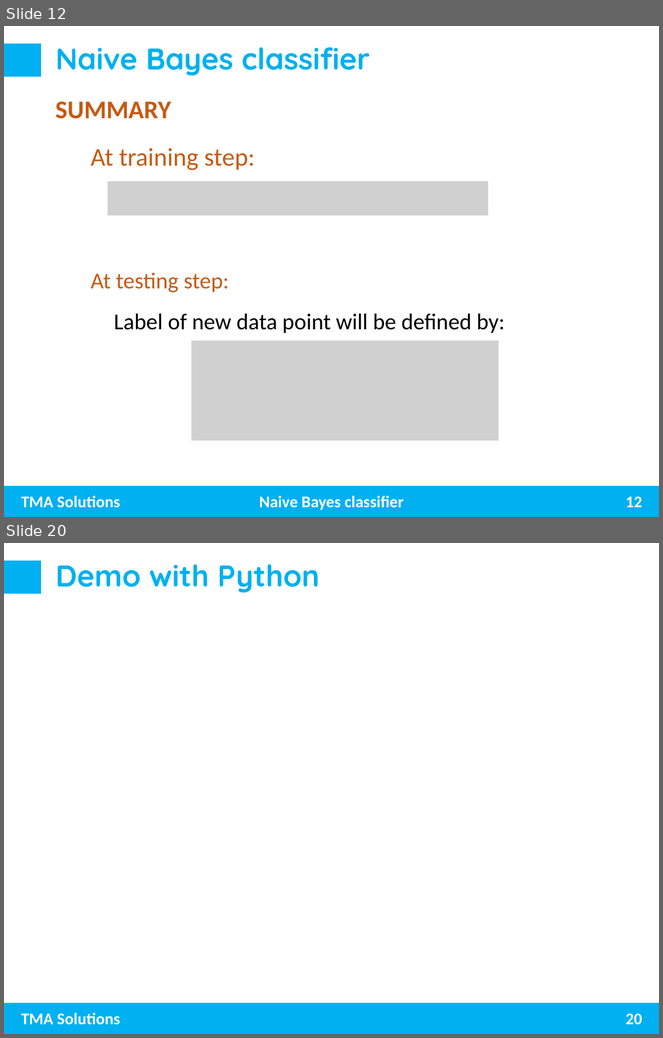
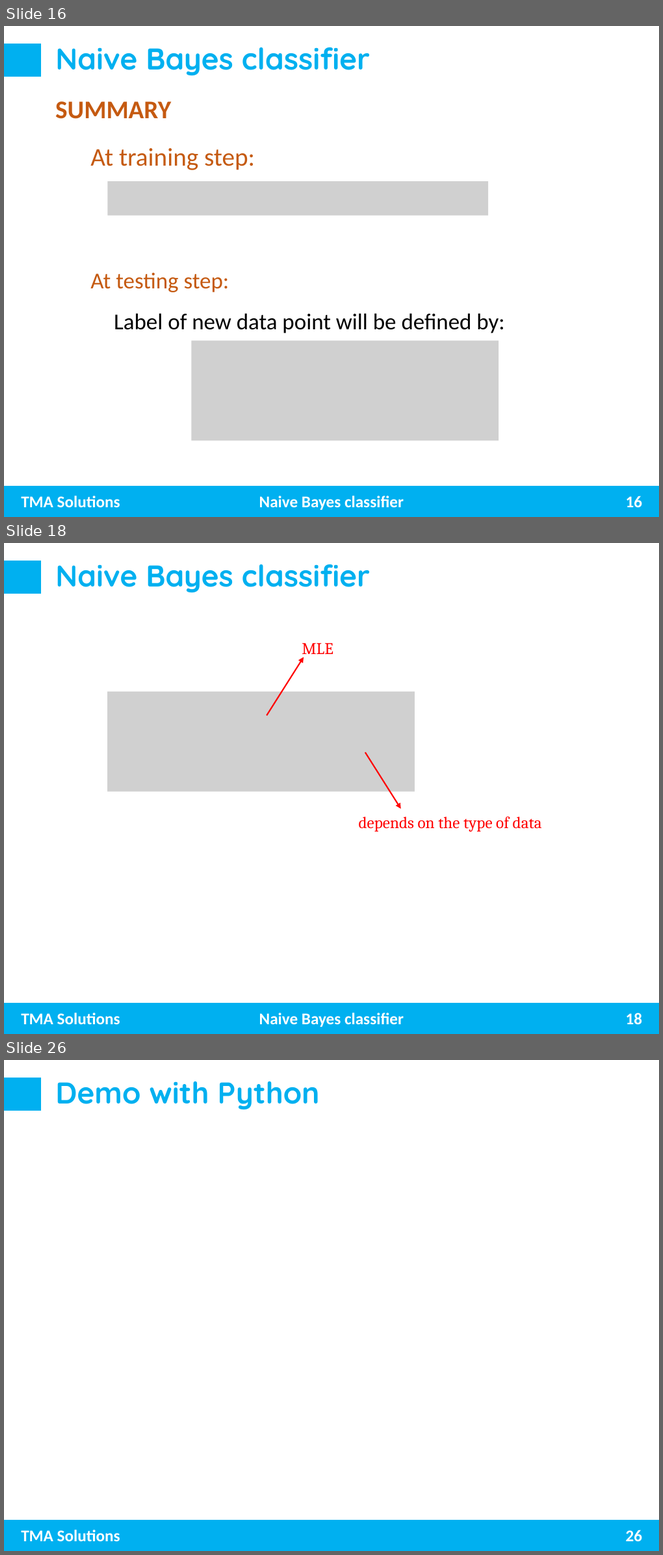
Before and after one commit to trungnghia2009/MachineLearning, a slide deck: Naive Bayes.pptx. Shown one above the other, each under a label of ours: slides 12 and 20 before the commit, slides 16, 18 and 26 after it; the slides between them are not shown. The pictures are 663x1038 and 663x1555 pixels, drawn with LibreOffice and Linux fonts; fonts in the diff are those of the drawing; grey boxes stand for pictures. Boxes give left, top, right and bottom in pixels: in the first picture for what was removed or moved away, otherwise in the second. Text is boxed around its words. In the diff, an @@ line names an element or a change of style, - is before the commit and + after.

Commit message:
update naive Bayes

```diff
--- a/Naive Bayes.pptx
+++ b/Naive Bayes.pptx
@@ slide 18 added at (4,543,659,1034), background #FFFFFF; not listed: 3 template elements that a slide beside it also shows @@
@@ title added at (55,564,370,593), 33 pt, text #00B0F0, bold @@
+Naive Bayes classifier
@@ arrow added from (267, 715) to (304, 657), #FF0000 1.5 pt @@
@@ text added at (302,643,334,658), 18 pt, text #FF0000 @@
+MLE
@@ picture added at (107,692,415,792) @@
@@ arrow added from (365, 753) to (401, 809), #FF0000 1.5 pt @@
@@ text added at (359,817,542,832), 18 pt, text #FF0000 @@
+depends on the type of data
@@ text added at (259,1013,404,1027), 18 pt, text #FFFFFF, bold @@
+Naive Bayes classifier
@@ page number added at (626,1013,643,1025), 18 pt, text #FFFFFF, bold @@
+18
@@ what was slide 12 is now slide 16 @@
@@ page number at (626,496,643,508): text changed @@
-12
+16
@@ what was slide 20 is now slide 26 @@
@@ page number at (626,1530,643,1542): text changed @@
-20
+26
```
Also in this commit, not shown: 9 slides changed, 6 other slides added.
